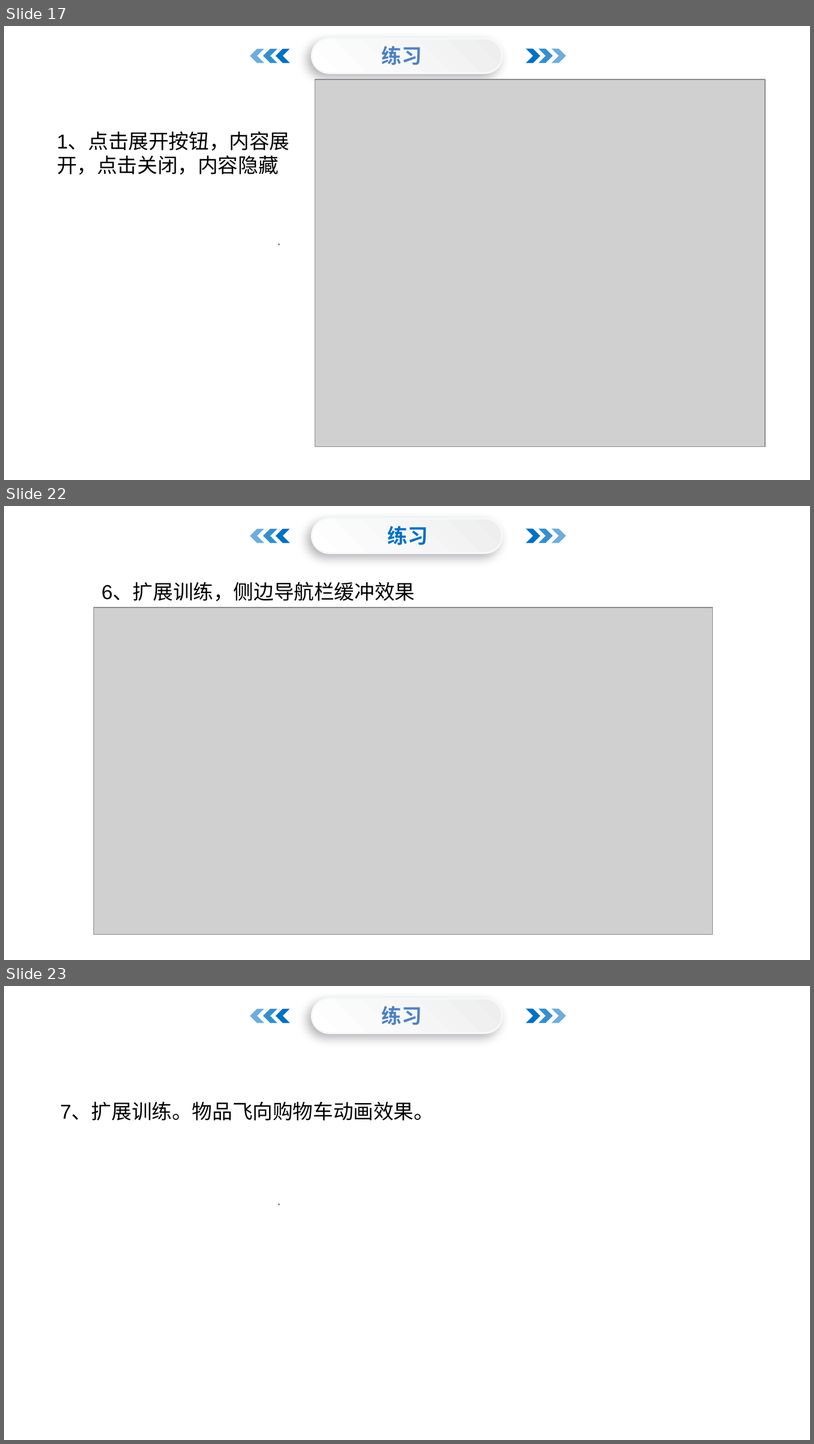
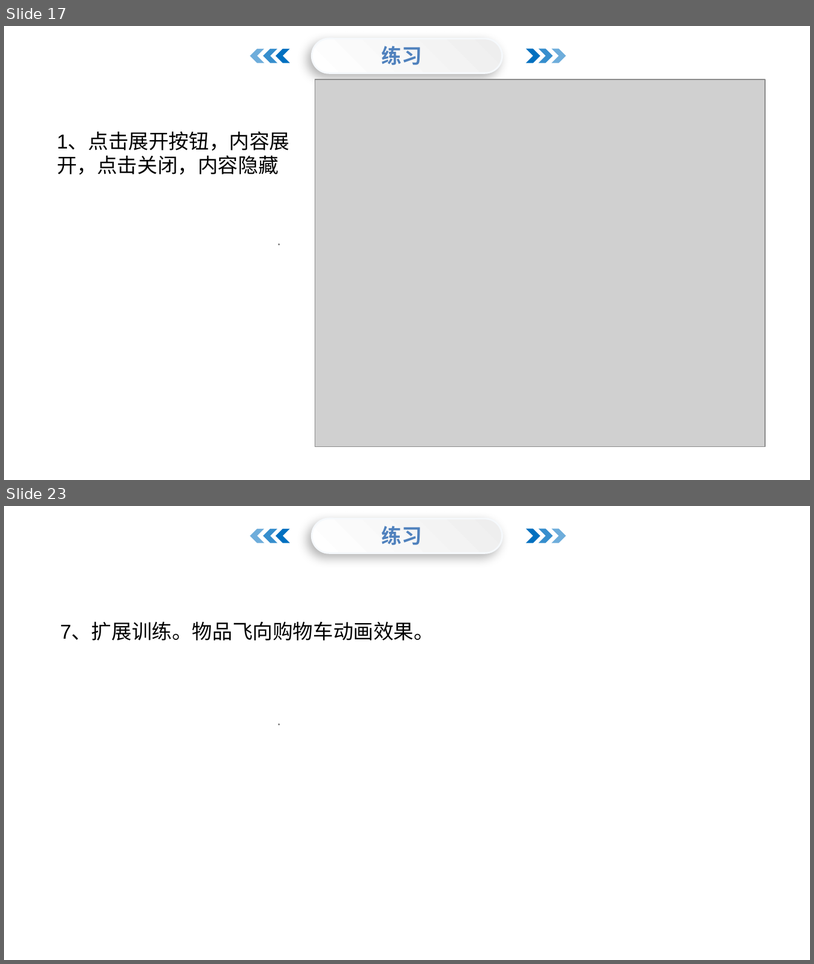
Before and after one commit to menglaoda/webA3, a slide deck: PPT/JS/13JavaScript DOM2.pptx. Shown one above the other, each under a label of ours: slides 17, 22 and 23 before the commit, slides 17 and 23 after it; the slides between them are not shown. The pictures are 814x1444 and 814x964 pixels, drawn with LibreOffice and Linux fonts; fonts in the diff are those of the drawing; grey boxes stand for pictures; background and template pictures are left out. Boxes give left, top, right and bottom in pixels: in the first picture for what was removed or moved away, otherwise in the second. Text is boxed around its words. In the diff, an @@ line names an element or a change of style, - is before the commit and + after.

```diff
--- a/PPT/JS/13JavaScript DOM2.pptx
+++ b/PPT/JS/13JavaScript DOM2.pptx
@@ slide 22 removed at (4,506,810,960), background picture (left out) @@
@@ rounded rectangle removed at (312,519,503,553) @@
@@ chevron removed at (250,529,264,543) @@
@@ chevron removed at (263,529,278,543) @@
@@ chevron removed at (276,529,290,543) @@
@@ text removed at (388,526,428,545) @@
-  练习
@@ chevron removed at (527,529,541,543) @@
@@ chevron removed at (539,529,553,543) @@
@@ chevron removed at (552,529,566,543) @@
@@ text removed at (102,583,416,601) @@
-6、扩展训练，侧边导航栏缓冲效果
@@ picture removed at (93,607,713,934) @@
```
Also in this commit, not shown: 4 slides changed, 1 slide added.
